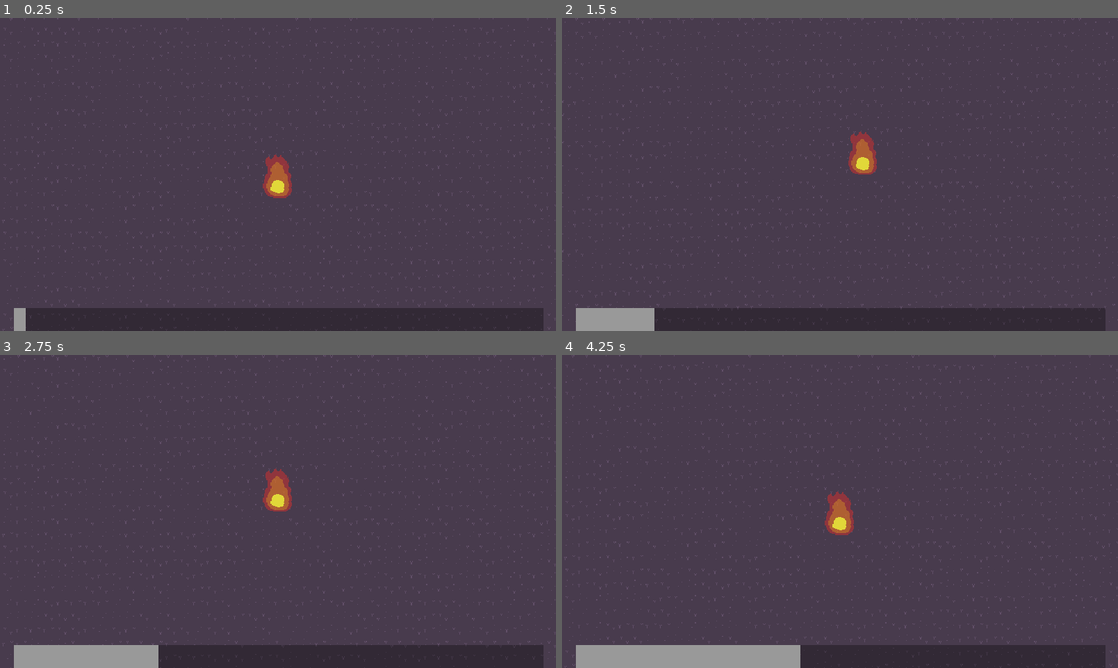
Above: before the commit, frames 1-4 (two rows, left to right).
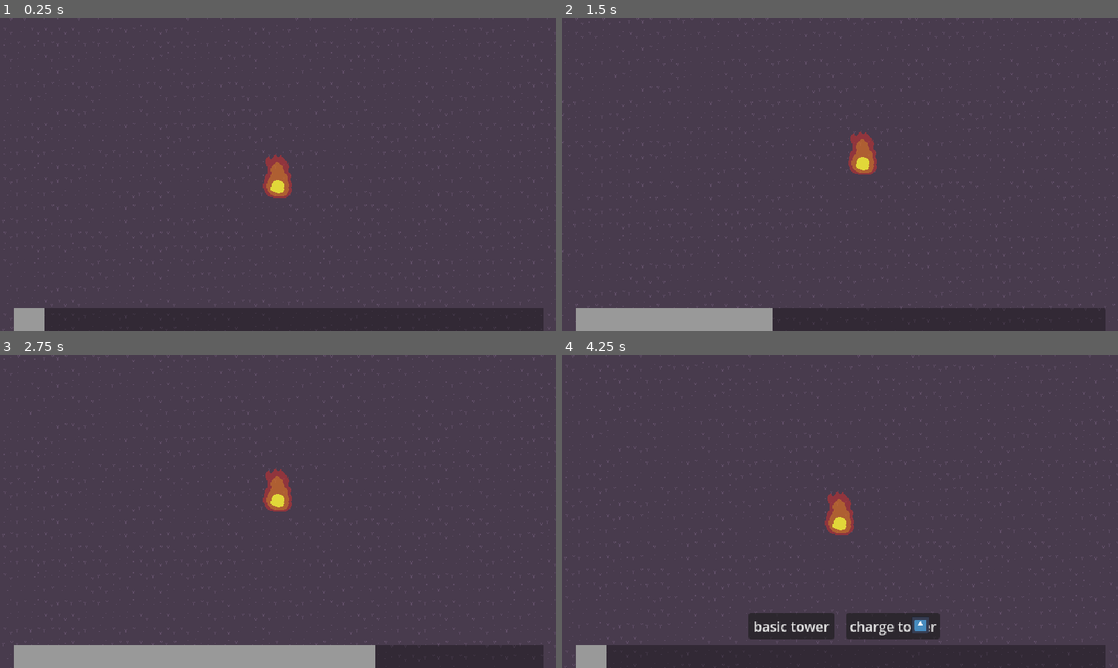
Above: after the commit, the same moments.

Repository: sushitoad/tower-defense-prototype
Game: Godot game, scene res://scenes/test_scene.tscn
Two runs of this game, one before a commit and one after it. Both use one fixed random seed, a clock stepped at 60 frames per second and the inputs below. The engine's default icon, where the game draws it, is replaced by a stand-in: a white triangle on a blue panel in a dark square.
Inputs (mouse positions are in pixels of both pictures, inside the frame that each line leads up to):
- Up to frame 1 (0.25 s): no input
- Up to frame 2 (1.5 s): move the mouse to (962, 158) at 0.52 s; tap S (CameraDown) at 0.6 s; move the mouse to (728, 190) at 1.27 s; tap A (CameraLeft) at 1.35 s
- Up to frame 3 (2.75 s): move the mouse to (333, 442) at 2.02 s; tap D (CameraRight) at 2.1 s
- Up to frame 4 (4.25 s): move the mouse to (812, 574) at 2.77 s; tap W (CameraUp) at 2.85 s; move the mouse to (1006, 558) at 3.52 s; click (1006, 558) at 3.6 s

The runs differ from the first frame. In frame 1, 0.2% of the frame differs, in the area x 4-8%, y 92-100%; in frame 2, 1.6%; in frame 3, 2.9%; in frame 4, 5.1%, in the area x 8-68%, y 82-100%.

Commit message:
charge icons mostly done

Diff:
--- a/scenes/build_ui.tscn
+++ b/scenes/build_ui.tscn
@@ -17,7 +17,7 @@
 grow_horizontal = 2
 grow_vertical = 2
 script = ExtResource("1_uej6l")
-chargeIcons = [NodePath("ChargeIcon"), NodePath("ChargeIcon2"), NodePath("ChargeIcon3"), NodePath("ChargeIcon4"), NodePath("ChargeIcon5")]
+chargeIcons = [NodePath("CanvasLayer/ChargeIcon"), NodePath("CanvasLayer/ChargeIcon2"), NodePath("CanvasLayer/ChargeIcon3"), NodePath("CanvasLayer/ChargeIcon4"), NodePath("CanvasLayer/ChargeIcon5")]
 
 [node name="CanvasLayer" type="CanvasLayer" parent="."]
 
@@ -39,6 +39,7 @@
 value = 50.0
 show_percentage = false
 script = ExtResource("2_xa1c1")
+timeToCharge = 4.0
 
 [node name="ChargeTimer" type="Timer" parent="CanvasLayer/ChargeBar"]
 
@@ -70,60 +71,80 @@
 grow_vertical = 0
 text = "charge tower"
 
-[node name="ChargeIcon" parent="." instance=ExtResource("3_gkqg4")]
-layout_mode = 1
-anchors_preset = 5
-anchor_top = 0.0
-anchor_bottom = 0.0
-offset_left = -196.0
-offset_top = 267.0
-offset_right = -68.0
-offset_bottom = 395.0
-grow_vertical = 1
+[node name="ChargeIcon" parent="CanvasLayer" instance=ExtResource("3_gkqg4")]
+anchors_preset = 2
+anchor_left = 0.0
+anchor_top = 1.0
+anchor_right = 0.0
+anchor_bottom = 1.0
+offset_left = 411.0
+offset_top = -61.0
+offset_right = 539.0
+offset_bottom = 67.0
+grow_horizontal = 1
+grow_vertical = 0
+scale = Vector2(0.16, 0.16)
+size_flags_vertical = 8
 
-[node name="ChargeIcon2" parent="." instance=ExtResource("3_gkqg4")]
-layout_mode = 1
-anchors_preset = 5
-anchor_top = 0.0
-anchor_bottom = 0.0
-offset_left = -118.0
-offset_top = 267.0
-offset_right = 10.0
-offset_bottom = 395.0
-grow_vertical = 1
+[node name="ChargeIcon2" parent="CanvasLayer" instance=ExtResource("3_gkqg4")]
+anchors_preset = 2
+anchor_left = 0.0
+anchor_top = 1.0
+anchor_right = 0.0
+anchor_bottom = 1.0
+offset_left = 434.0
+offset_top = -61.0
+offset_right = 562.0
+offset_bottom = 67.0
+grow_horizontal = 1
+grow_vertical = 0
+scale = Vector2(0.16, 0.16)
+size_flags_vertical = 8
 
-[node name="ChargeIcon3" parent="." instance=ExtResource("3_gkqg4")]
-layout_mode = 1
-anchors_preset = 5
-anchor_top = 0.0
-anchor_bottom = 0.0
-offset_left = -39.0
-offset_top = 267.0
-offset_right = 89.0
-offset_bottom = 395.0
-grow_vertical = 1
+[node name="ChargeIcon3" parent="CanvasLayer" instance=ExtResource("3_gkqg4")]
+anchors_preset = 2
+anchor_left = 0.0
+anchor_top = 1.0
+anchor_right = 0.0
+anchor_bottom = 1.0
+offset_left = 457.0
+offset_top = -61.0
+offset_right = 585.0
+offset_bottom = 67.0
+grow_horizontal = 1
+grow_vertical = 0
+scale = Vector2(0.16, 0.16)
+size_flags_vertical = 8
 
-[node name="ChargeIcon4" parent="." instance=ExtResource("3_gkqg4")]
-layout_mode = 1
-anchors_preset = 5
-anchor_top = 0.0
-anchor_bottom = 0.0
-offset_left = 37.0
-offset_top = 267.0
-offset_right = 165.0
-offset_bottom = 395.0
-grow_vertical = 1
+[node name="ChargeIcon4" parent="CanvasLayer" instance=ExtResource("3_gkqg4")]
+anchors_preset = 2
+anchor_left = 0.0
+anchor_top = 1.0
+anchor_right = 0.0
+anchor_bottom = 1.0
+offset_left = 480.0
+offset_top = -61.0
+offset_right = 608.0
+offset_bottom = 67.0
+grow_horizontal = 1
+grow_vertical = 0
+scale = Vector2(0.16, 0.16)
+size_flags_vertical = 8
 
-[node name="ChargeIcon5" parent="." instance=ExtResource("3_gkqg4")]
-layout_mode = 1
-anchors_preset = 5
-anchor_top = 0.0
-anchor_bottom = 0.0
-offset_left = 109.0
-offset_top = 267.0
-offset_right = 237.0
-offset_bottom = 395.0
-grow_vertical = 1
+[node name="ChargeIcon5" parent="CanvasLayer" instance=ExtResource("3_gkqg4")]
+anchors_preset = 2
+anchor_left = 0.0
+anchor_top = 1.0
+anchor_right = 0.0
+anchor_bottom = 1.0
+offset_left = 503.0
+offset_top = -61.0
+offset_right = 631.0
+offset_bottom = 67.0
+grow_horizontal = 1
+grow_vertical = 0
+scale = Vector2(0.16, 0.16)
+size_flags_vertical = 8
 
 [connection signal="chargeAmountChanged" from="CanvasLayer/ChargeBar" to="." method="_on_charge_bar_charge_amount_changed"]
 [connection signal="chargeAmountChanged" from="CanvasLayer/ChargeBar" to="." method="ToggleTowerButtons"]
--- a/scripts/charge_bar.gd
+++ b/scripts/charge_bar.gd
@@ -2,6 +2,7 @@
 
 signal chargeAmountChanged
 @export var timeToCharge: float = 10
+@export var chargeCap: int = 5
 var numberOfCharges: int = 0
 @onready var chargeTimer: Timer = $ChargeTimer
 
@@ -18,11 +19,19 @@
 	AddCharges(1)
 
 func AddCharges(chargeAmount: int):
+	var chargesBefore: int = numberOfCharges
 	numberOfCharges += chargeAmount
+	if numberOfCharges == chargeCap:
+		chargeTimer.stop()
+		value = max_value
 	if numberOfCharges < 0:
 		numberOfCharges = 0
-	#print(numberOfCharges)
-	chargeAmountChanged.emit()
+	elif numberOfCharges > chargeCap:
+		numberOfCharges = chargeCap
+	if numberOfCharges < chargeCap and chargeTimer.is_stopped():
+		chargeTimer.start()
+	if chargesBefore != numberOfCharges:
+		chargeAmountChanged.emit()
 
 func _on_basic_tower_button_pressed() -> void:
 	AddCharges(-1)
